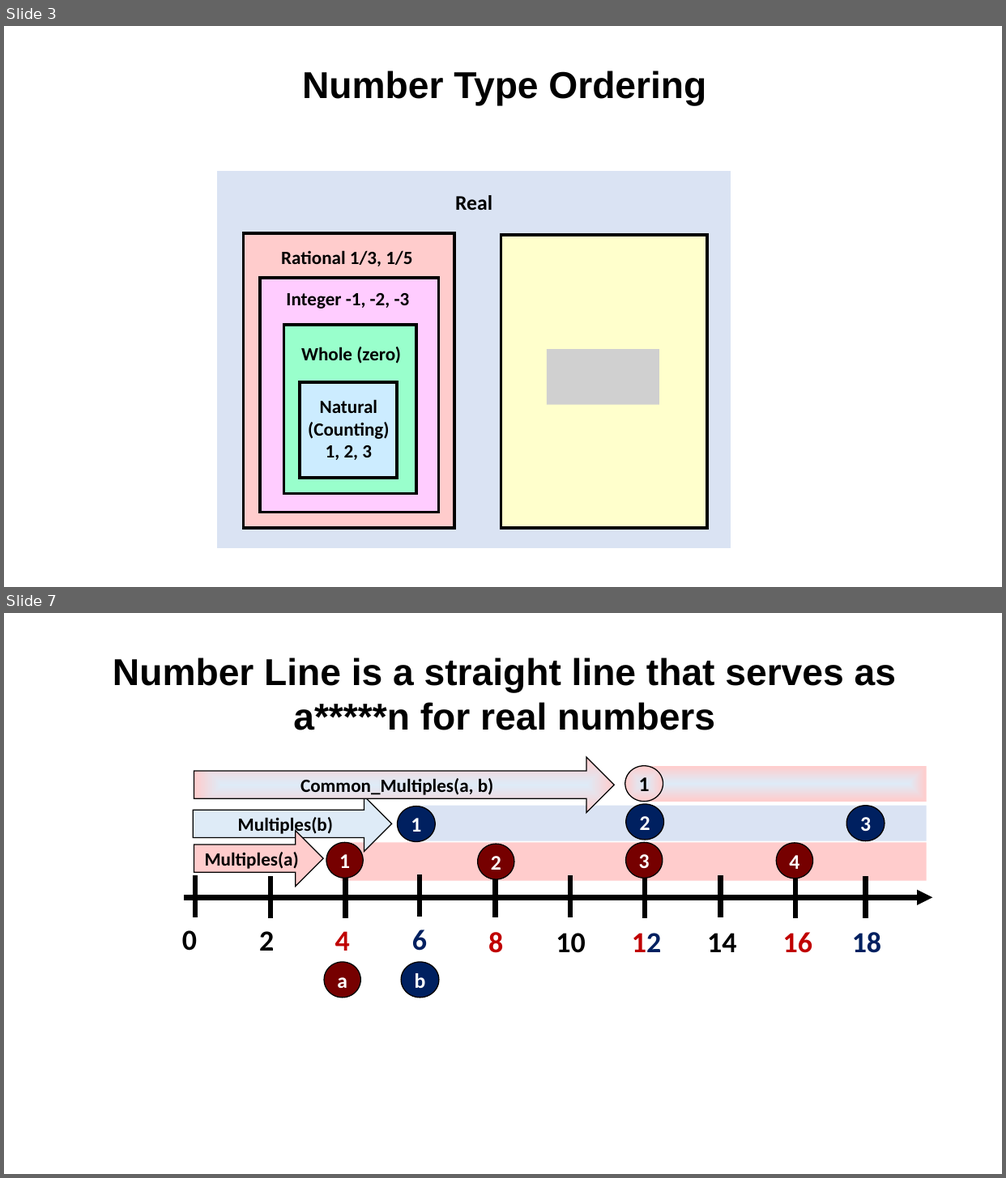
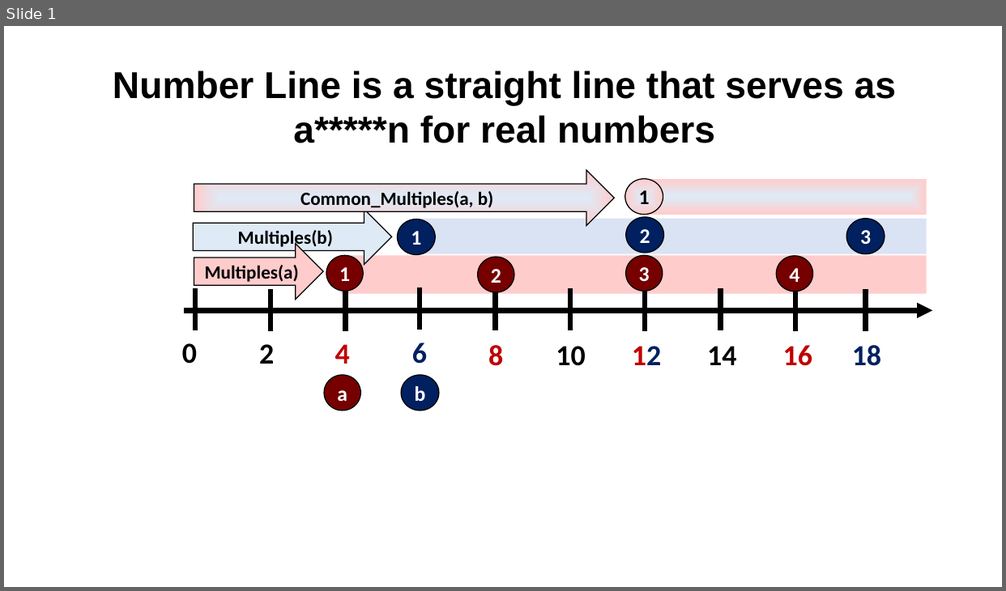
Before and after one commit to valdas1966/myq, a slide deck: Images/Mathematics/Numbers/For Pictures.pptx. Shown one above the other, each under a label of ours: slides 3 and 7 before the commit, slide 1 after it; the slides between them are not shown. The pictures are 1006x1178 and 1006x591 pixels, drawn with LibreOffice and Linux fonts; fonts in the diff are those of the drawing; grey boxes stand for pictures. Boxes give left, top, right and bottom in pixels: in the first picture for what was removed or moved away, otherwise in the second. Text is boxed around its words. In the diff, an @@ line names an element or a change of style, - is before the commit and + after.

```diff
--- a/Images/Mathematics/Numbers/For Pictures.pptx
+++ b/Images/Mathematics/Numbers/For Pictures.pptx
@@ slide 3 removed at box(4, 26, 1002, 587), background #FFFFFF @@
@@ text removed at box(302, 71, 706, 105) @@
-Number Type Ordering
@@ rectangle removed at box(216, 170, 731, 548) @@
@@ text removed at box(455, 195, 492, 210) @@
-Real
@@ rectangle removed at box(244, 233, 454, 528) @@
@@ rectangle removed at box(501, 235, 708, 528) @@
@@ text removed at box(281, 250, 412, 267) @@
-Rational 1/3, 1/5
@@ rectangle removed at box(260, 278, 439, 513) @@
@@ text removed at box(286, 293, 410, 309) @@
-Integer -1, -2, -3
@@ rectangle removed at box(284, 325, 416, 494) @@
@@ text removed at box(301, 347, 401, 364) @@
-Whole (zero)
@@ picture removed at box(547, 349, 660, 405) @@
@@ rectangle removed at box(300, 382, 397, 478) @@
@@ text removed at box(308, 399, 389, 460) @@
-Natural (Counting)
-1, 2, 3
@@ what was slide 7 is now slide 1 @@
```
Also in this commit, not shown: 2 slides changed, 9 other slides removed, 2 other files.
